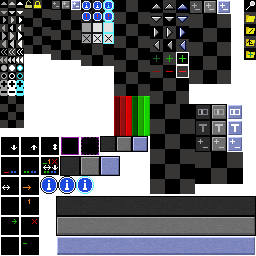
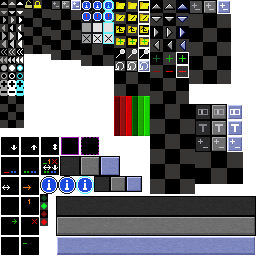
Layered file, before and after one edit (256x256). Changes by layer:
painted on "Icons" over <box>41,1,255,225</box>
painted on "Background" over <box>114,0,150,72</box>
painted on "Mockup" over <box>40,0,256,226</box>
